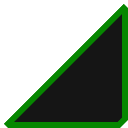
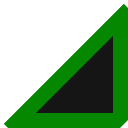
Comparing the layer stacks of the two 128×128 images. Changes:
pixels changed over bbox(14, 14, 122, 122) (layer not identified)
